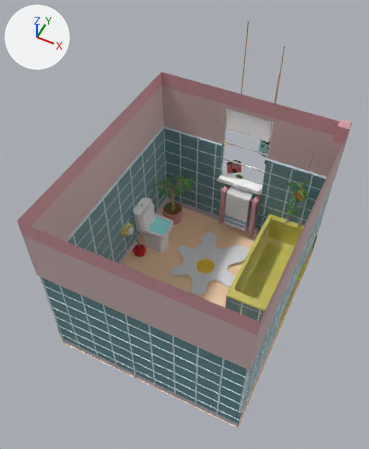
The glTF model public/models/Scene.glb as it was, and as the next commit left it.
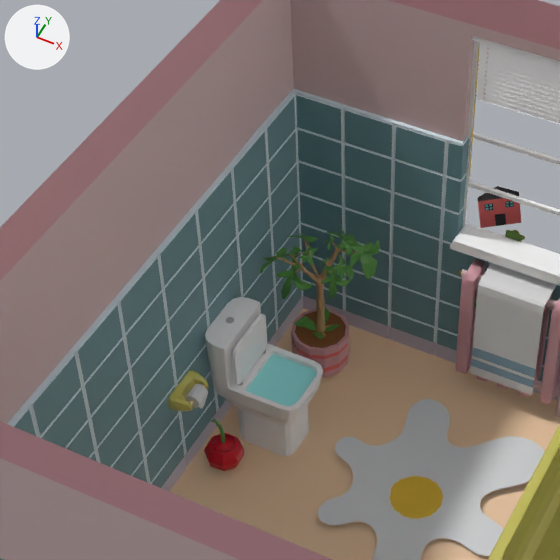
Each version is shown whole from a 50 mm lens placed at (26.5, -83.1, 90.6), pointed at (-5.4, -19.4, 11.0), then close up on the part from 17% to 69% of the width and 21% to 64% of the height. Every picture has the same lights, and +X, +Y and +Z are marked at upper left. Where no turn or scale is listed for an object, it has been applied to the vertices.

In view in the first close-up: 'Bath', 'Blinds_Up', 'Floor', 'Floor_Plant', 'Radiator', 'Rug', 'Toilet', 'Towel', 'Wall_Front', 'Wall_Left', 'Wall_Window', 'Window'.
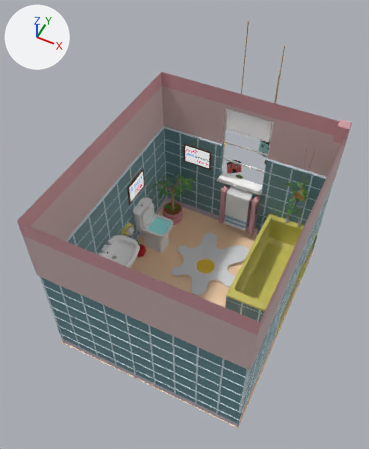
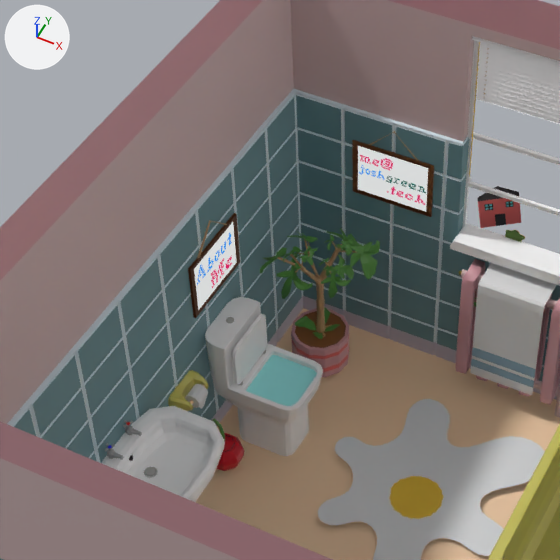
Where the change shows, as pixel boxes (x1, y1, x2, y2) in the close-ups (560 x 560 px):
'Sink', added
    after: (102, 406, 225, 502)
    faces in mat_windowframe (white #ffffff): (102, 406, 225, 502)
    faces in mat_metal_002 (light grey #bfbfbf): (105, 420, 142, 460)
'Email', added
    after: (352, 131, 434, 217)
    faces in mat_email: (358, 146, 428, 212)
    faces in mat_trunk (brown #8f5a30): (352, 140, 434, 217)
'About_Me', added
    after: (188, 213, 240, 318)
    faces in mat_about_me: (194, 222, 237, 310)
    faces in mat_trunk (brown #8f5a30): (188, 213, 240, 318)

Diff of the bpy script that builds the scene:
```diff
--- a/public/models/Scene.glb.py
+++ b/public/models/Scene.glb.py
@@ mat_email @@
+mat_email = bpy.data.materials.new('Email')
+# uses the picture img_email
@@ mat_about_me @@
+mat_about_me = bpy.data.materials.new('About_Me')
+# uses the picture img_about_me
@@ ob_email @@
+ob_email = bpy.data.objects.new('Email', me_cube_007)  # 86 vertices, 206 faces; spans x -3.63..3.63, y -0.15..0.13, z -2.72..4.83; in mat_trunk (brown #8f5a30), mat_cardboard (brown #c19a6c), mat_metal (grey #b4b4b0)
+ob_email.location = (-12.7, 2.14, 10.06)
@@ ob_about_me @@
+ob_about_me = bpy.data.objects.new('About_Me', me_cube_006)  # 86 vertices, 206 faces; spans x -0.12..0.14, y -3.52..3.52, z -2.64..4.7; in mat_trunk (brown #8f5a30), mat_cardboard (brown #c19a6c), mat_metal (grey #b4b4b0)
+ob_about_me.location = (-21.4, -12.1, 8.7)
@@ ob_sink @@
+ob_sink = bpy.data.objects.new('Sink', me_plane_002)  # 1296 vertices, 2550 faces; spans x -3.0..4.96, y -5.34..5.34, z 0.0..13.69; in mat_windowframe (white #ffffff), mat_metal (grey #b4b4b0), mat_house_door (black #2d262a), mat_metal_002 (light grey #bfbfbf), mat_hot (red #e70000), mat_cold_001 (blue #0300e7), mat_orange (orange #f45a2d), mat_yellow (yellow #fbed34), mat_leaf (green #5a9644), mat_cold (blue #0300e7), mat_purple (purple #720682)
+ob_sink.location = (-18.9, -27.39, -9.23)
```
